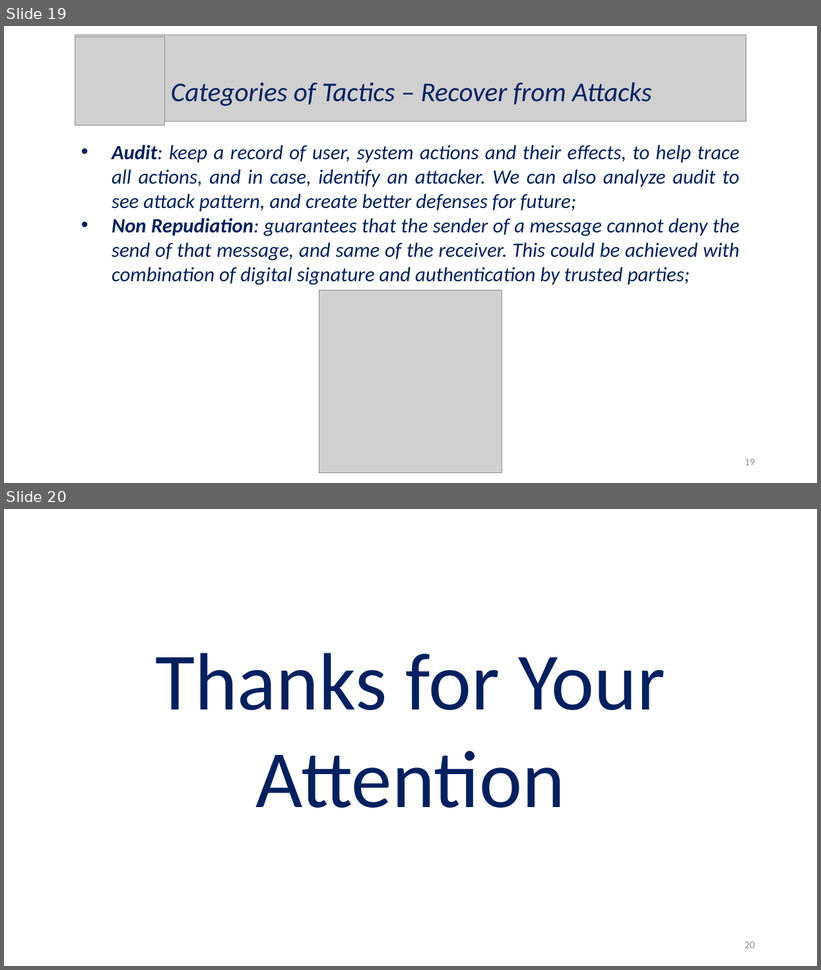
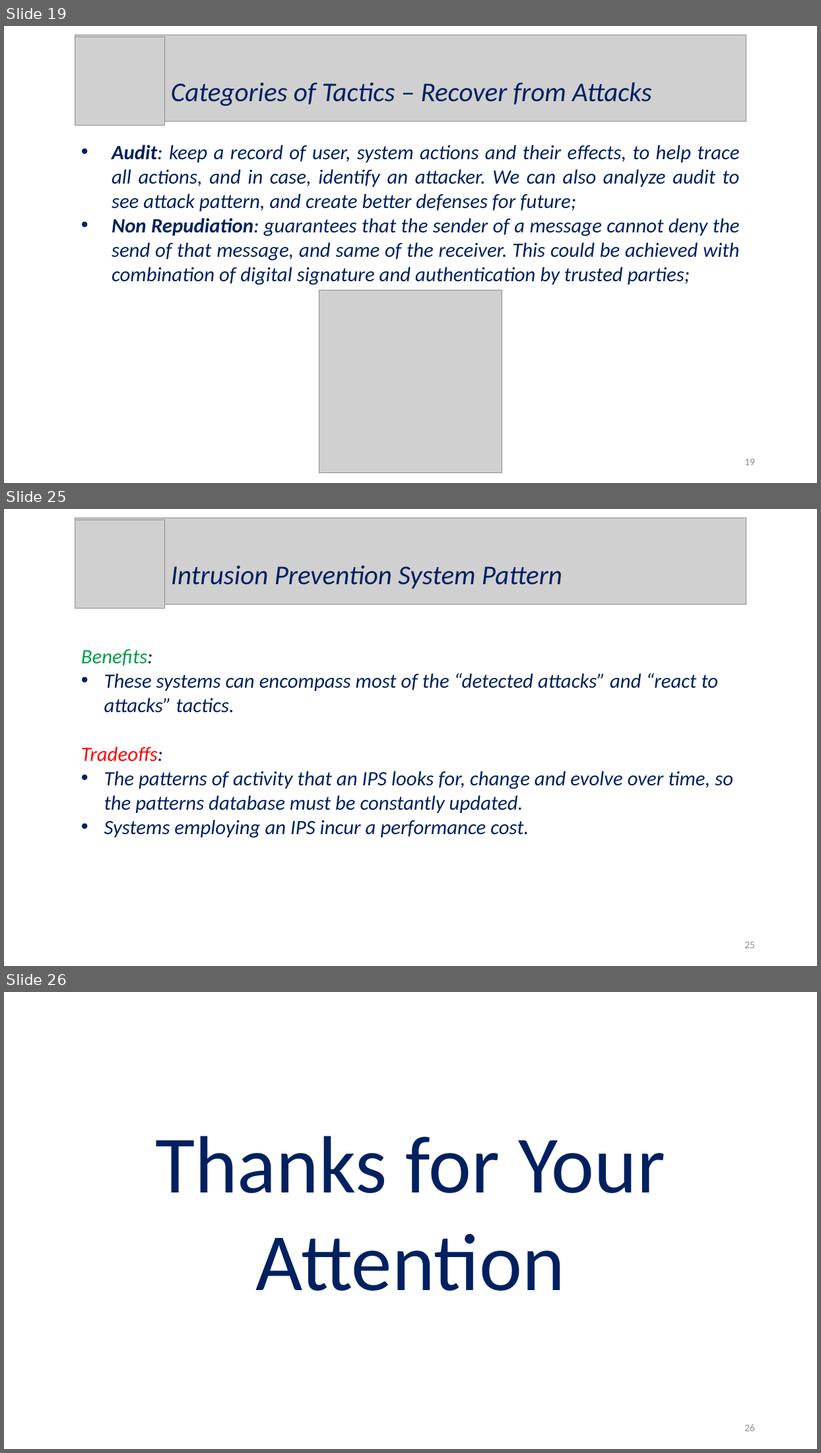
Before and after one commit to Wonderjack996/unimib-software-architecture, a slide deck: Approfondimento - Security/Presentazione - Savazzi - Alex.pptx. Shown one above the other, each under a label of ours: slides 19 and 20 before the commit, slides 19, 25 and 26 after it; the slides between them are not shown. The pictures are 821x970 and 821x1453 pixels, drawn with LibreOffice and Linux fonts; fonts in the diff are those of the drawing; grey boxes stand for pictures. Boxes give left, top, right and bottom in pixels: in the first picture for what was removed or moved away, otherwise in the second. Text is boxed around its words. In the diff, an @@ line names an element or a change of style, - is before the commit and + after.

```diff
--- a/Approfondimento - Security/Presentazione - Savazzi - Alex.pptx
+++ b/Approfondimento - Security/Presentazione - Savazzi - Alex.pptx
@@ slide 25 added at (4,509,817,966), background #FFFFFF @@
@@ picture added at (75,518,746,605) @@
@@ picture added at (75,520,165,609) @@
@@ text added at (171,565,562,589), 32 pt, text #002060, italic @@
+Intrusion Prevention System Pattern
@@ text added at (81,649,733,838), 24 pt, text #002060, italic @@
+Benefits:
+• These systems can encompass most of the “detected attacks” and “react to attacks” tactics.
+Tradeoffs:
+• The patterns of activity that an IPS looks for, change and evolve over time, so the patterns database must be constantly updated.
+• Systems employing an IPS incur a performance cost.
@@ page number added at (745,942,755,949), 12 pt, text #8C8C8C @@
+25
@@ what was slide 20 is now slide 26 @@
@@ page number at (745,1424,755,1432): text changed @@
-20
+26
```
Also in this commit, not shown: 5 other slides added.
